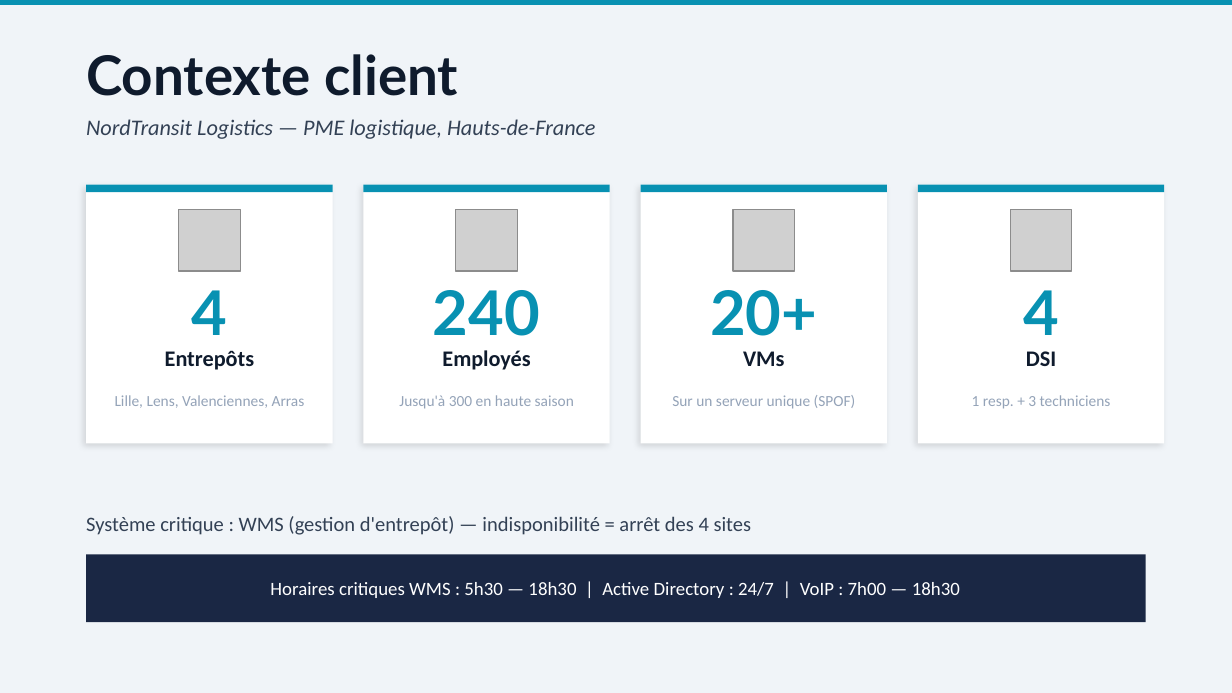
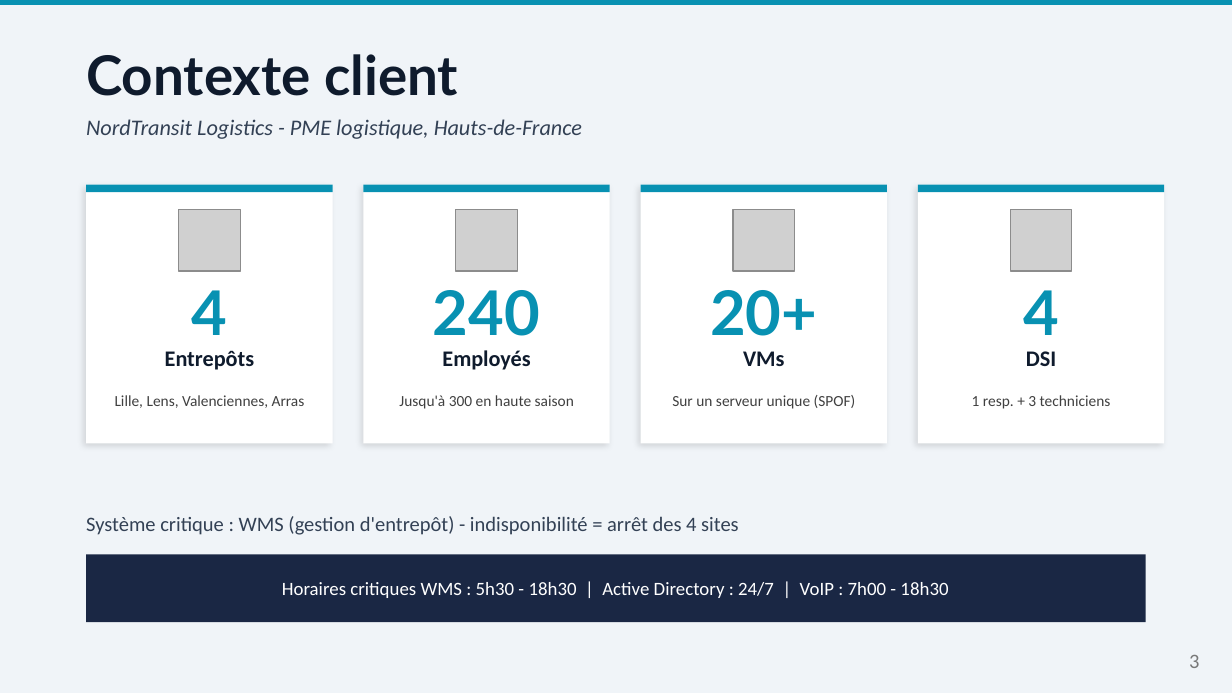
Before and after one commit to AnythingLegalConsidered/MSPR-NordTransit, a slide deck: slide 3 of docs/05-soutenance/MSPR_NordTransit_Presentation.pptx. Drawn at 1232x693 pixels with LibreOffice and Linux fonts; fonts in the diff are those of the drawing; grey boxes stand for pictures. Boxes give left, top, right and bottom in pixels: in the first picture for what was removed or moved away, otherwise in the second. Text is boxed around its words. In the diff, an @@ line names an element or a change of style, - is before the commit and + after.

```diff
--- a/docs/05-soutenance/MSPR_NordTransit_Presentation.pptx
+++ b/docs/05-soutenance/MSPR_NordTransit_Presentation.pptx
@@ text at bbox=[86, 119, 582, 139]: text changed @@
-NordTransit Logistics — PME logistique, Hauts-de-France
+NordTransit Logistics - PME logistique, Hauts-de-France
@@ text colour #94A3B8 to #404040 in 4 elements at bbox=[115, 395, 305, 408], bbox=[399, 395, 574, 409], bbox=[672, 395, 856, 409], bbox=[972, 395, 1111, 409] @@
@@ text at bbox=[86, 516, 739, 535]: text changed @@
-Système critique : WMS (gestion d'entrepôt) — indisponibilité = arrêt des 4 sites
+Système critique : WMS (gestion d'entrepôt) - indisponibilité = arrêt des 4 sites
@@ text at bbox=[282, 582, 948, 598]: text changed @@
-Horaires critiques WMS : 5h30 — 18h30 | Active Directory : 24/7 | VoIP : 7h00 — 18h30
+Horaires critiques WMS : 5h30 - 18h30 | Active Directory : 24/7 | VoIP : 7h00 - 18h30
@@ page number added at bbox=[1189, 655, 1199, 668], 12 pt, text #797979 @@
+3
```
Also in this commit, not shown: 11 other slides changed, 16 other files.
